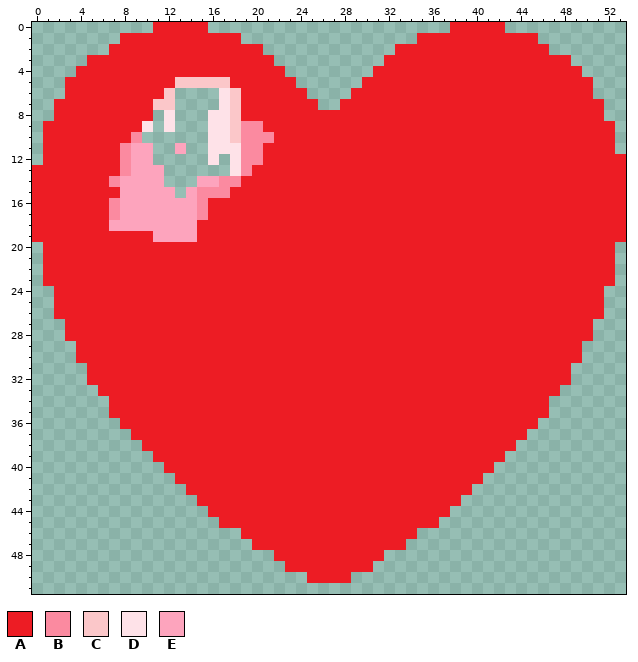
Two versions of one pixel-art sprite, Bricks-Rach/Lives.png. The picture above was drawn from the file before the commit.
The file is 54x52 pixels. Colours within 5 levels of each other are drawn and written as one.
Palette (. is transparent): A #ed1c24  B #fb8aa0  C #fbc7c9  D #fee2e8  E #fda4bd
Pixels before (only the part around the change), first column x 0:
 0 ...........AAAAA......................AAAAA...........
 1 ........AAAAAAAAAAA................AAAAAAAAAAA........
 2 .......AAAAAAAAAAAAAA............AAAAAAAAAAAAAA.......
 3 .....AAAAAAAAAAAAAAAAA..........AAAAAAAAAAAAAAAAA.....
 4 ....AAAAAAAAAAAAAAAAAAA........AAAAAAAAAAAAAAAAAAA....
 5 ...AAAAAAAAAACCCCCAAAAAA......AAAAAAAAAAAAAAAAAAAAA...
 6 ...AAAAAAAAAC....DCAAAAAA....AAAAAAAAAAAAAAAAAAAAAA...
 7 ..AAAAAAAAACC....DCAAAAAAA..AAAAAAAAAAAAAAAAAAAAAAAA..
 8 ..AAAAAAAAA.D...DDCAAAAAAAAAAAAAAAAAAAAAAAAAAAAAAAAA..
 9 .AAAAAAAAAD.D...DDCBBAAAAAAAAAAAAAAAAAAAAAAAAAAAAAAAA.
10 .AAAAAAAAB......DDCBBBAAAAAAAAAAAAAAAAAAAAAAAAAAAAAAA.
11 .AAAAAAABEE..E..DDDBBAAAAAAAAAAAAAAAAAAAAAAAAAAAAAAAA.
12 .AAAAAAABEE.....D.DBBAAAAAAAAAAAAAAAAAAAAAAAAAAAAAAAAA
13 AAAAAAAABEEE......DBAAAAAAAAAAAAAAAAAAAAAAAAAAAAAAAAAA
14 AAAAAAABEEEE...EEBBAAAAAAAAAAAAAAAAAAAAAAAAAAAAAAAAAAA
15 AAAAAAAAEEEEE.EBBBAAAAAAAAAAAAAAAAAAAAAAAAAAAAAAAAAAAA
16 AAAAAAABEEEEEEEBAAAAAAAAAAAAAAAAAAAAAAAAAAAAAAAAAAAAAA
17 AAAAAAABEEEEEEEBAAAAAAAAAAAAAAAAAAAAAAAAAAAAAAAAAAAAAA
18 AAAAAAAEEEEEEEEAAAAAAAAAAAAAAAAAAAAAAAAAAAAAAAAAAAAAAA
19 AAAAAAAAAAAEEEEAAAAAAAAAAAAAAAAAAAAAAAAAAAAAAAAAAAAAAA
20 .AAAAAAAAAAAAAAAAAAAAAAAAAAAAAAAAAAAAAAAAAAAAAAAAAAAA.
21 .AAAAAAAAAAAAAAAAAAAAAAAAAAAAAAAAAAAAAAAAAAAAAAAAAAAA.
22 .AAAAAAAAAAAAAAAAAAAAAAAAAAAAAAAAAAAAAAAAAAAAAAAAAAAA.
23 .AAAAAAAAAAAAAAAAAAAAAAAAAAAAAAAAAAAAAAAAAAAAAAAAAAAA.
24 ..AAAAAAAAAAAAAAAAAAAAAAAAAAAAAAAAAAAAAAAAAAAAAAAAAA..
25 ..AAAAAAAAAAAAAAAAAAAAAAAAAAAAAAAAAAAAAAAAAAAAAAAAAA..
26 ..AAAAAAAAAAAAAAAAAAAAAAAAAAAAAAAAAAAAAAAAAAAAAAAAAA..
27 ...AAAAAAAAAAAAAAAAAAAAAAAAAAAAAAAAAAAAAAAAAAAAAAAA...
28 ...AAAAAAAAAAAAAAAAAAAAAAAAAAAAAAAAAAAAAAAAAAAAAAAA...
29 ....AAAAAAAAAAAAAAAAAAAAAAAAAAAAAAAAAAAAAAAAAAAAAA....
30 ....AAAAAAAAAAAAAAAAAAAAAAAAAAAAAAAAAAAAAAAAAAAAAA....
31 .....AAAAAAAAAAAAAAAAAAAAAAAAAAAAAAAAAAAAAAAAAAAA.....
32 .....AAAAAAAAAAAAAAAAAAAAAAAAAAAAAAAAAAAAAAAAAAAA.....
33 ......AAAAAAAAAAAAAAAAAAAAAAAAAAAAAAAAAAAAAAAAAA......
34 .......AAAAAAAAAAAAAAAAAAAAAAAAAAAAAAAAAAAAAAAA.......
35 .......AAAAAAAAAAAAAAAAAAAAAAAAAAAAAAAAAAAAAAAA.......
36 ........AAAAAAAAAAAAAAAAAAAAAAAAAAAAAAAAAAAAAA........
37 .........AAAAAAAAAAAAAAAAAAAAAAAAAAAAAAAAAAAA.........
38 ..........AAAAAAAAAAAAAAAAAAAAAAAAAAAAAAAAAA..........
39 ...........AAAAAAAAAAAAAAAAAAAAAAAAAAAAAAAA...........
40 ............AAAAAAAAAAAAAAAAAAAAAAAAAAAAAA............
41 .............AAAAAAAAAAAAAAAAAAAAAAAAAAAA.............
42 ..............AAAAAAAAAAAAAAAAAAAAAAAAAA..............
43 ...............AAAAAAAAAAAAAAAAAAAAAAAA...............
44 ................AAAAAAAAAAAAAAAAAAAAAA................
45 .................AAAAAAAAAAAAAAAAAAAA.................
46 ...................AAAAAAAAAAAAAAAA...................
47 ....................AAAAAAAAAAAAAA....................
48 ......................AAAAAAAAAA......................
49 .......................AAAAAAAA.......................
50 .........................AAAA.........................
51 ......................................................
The result:
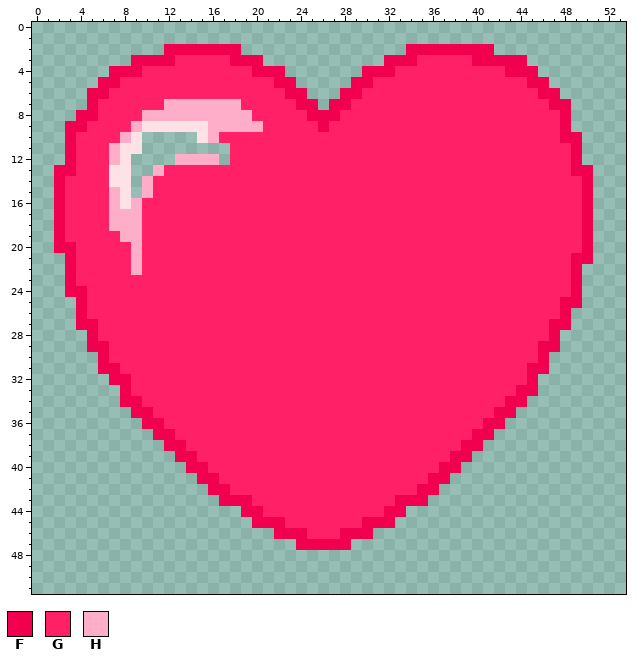
Colours new in this view: F #f0004e  G #ff2068  H #ffaec9
Edits made:
Changed rows in their new state; - is an unchanged pixel.
first column x 0:
 0 -----------.....----------------------.....-----------
 1 --------...........----------------...........--------
 2 -------.....FFFFFFF..------------.FFFFFFFF.....-------
 3 -----....FFFFGGGGGFFF.----------FFFGGGGGFFFFF....-----
 4 ----...FFFGGGGGGGGGGFFF-------FFFGGGGGGGGGGFFF....----
 5 ---...FFGGGGGGGGGGGGGGFF-----FFGGGGGGGGGGGGGGFF....---
 6 ---..FFGGGGGGGGGGGGGGGGFF---FFGGGGGGGGGGGGGGGGFF...---
 7 --...FGGGGGGHHHHHHHGGGGGFF-FFGGGGGGGGGGGGGGGGGGFF...--
 8 --..FFGGGGHHHHHHHHHHGGGGGFFFGGGGGGGGGGGGGGGGGGGGF...--
 9 -..FFGGGGH-D-DDDHHHHHGGGGGFGGGGGGGGGGGGGGGGGGGGGF....-
10 -..FGGGGHD-----DHGGGGGGGGGGGGGGGGGGGGGGGGGGGGGGGFF...-
11 -..FGGGHDD.--.--..GGGGGGGGGGGGGGGGGGGGGGGGGGGGGGGF...-
12 -..FGGGHD..--HHHH-GGGGGGGGGGGGGGGGGGGGGGGGGGGGGGGF....
13 ..FFGGGDD..HGGGGGGGGGGGGGGGGGGGGGGGGGGGGGGGGGGGGGFF...
14 ..FGGGGDD.HGGGGGGGGGGGGGGGGGGGGGGGGGGGGGGGGGGGGGGGF...
15 ..FGGGGHD.HGGGGGGGGGGGGGGGGGGGGGGGGGGGGGGGGGGGGGGGF...
16 ..FGGGGHDHGGGGGGGGGGGGGGGGGGGGGGGGGGGGGGGGGGGGGGGGF...
17 ..FGGGGHHHGGGGGGGGGGGGGGGGGGGGGGGGGGGGGGGGGGGGGGGGF...
18 ..FGGGGHHHGGGGGGGGGGGGGGGGGGGGGGGGGGGGGGGGGGGGGGGGF...
19 ..FGGGGGHHGGGGGGGGGGGGGGGGGGGGGGGGGGGGGGGGGGGGGGGGF...
20 -.FFGGGGGHGGGGGGGGGGGGGGGGGGGGGGGGGGGGGGGGGGGGGGGGF..-
21 -..FGGGGGHGGGGGGGGGGGGGGGGGGGGGGGGGGGGGGGGGGGGGGGFF..-
22 -..FGGGGGHGGGGGGGGGGGGGGGGGGGGGGGGGGGGGGGGGGGGGGGF...-
23 -..FGGGGGGGGGGGGGGGGGGGGGGGGGGGGGGGGGGGGGGGGGGGGGF...-
24 --.FFGGGGGGGGGGGGGGGGGGGGGGGGGGGGGGGGGGGGGGGGGGGGF..--
25 --..FGGGGGGGGGGGGGGGGGGGGGGGGGGGGGGGGGGGGGGGGGGGFF..--
26 --..FGGGGGGGGGGGGGGGGGGGGGGGGGGGGGGGGGGGGGGGGGGGF...--
27 ---.FFGGGGGGGGGGGGGGGGGGGGGGGGGGGGGGGGGGGGGGGGGFF..---
28 ---..FGGGGGGGGGGGGGGGGGGGGGGGGGGGGGGGGGGGGGGGGGF...---
29 ----.FFGGGGGGGGGGGGGGGGGGGGGGGGGGGGGGGGGGGGGGGFF..----
30 ----..FGGGGGGGGGGGGGGGGGGGGGGGGGGGGGGGGGGGGGGGF...----
31 -----.FFGGGGGGGGGGGGGGGGGGGGGGGGGGGGGGGGGGGGGFF..-----
32 -----..FFGGGGGGGGGGGGGGGGGGGGGGGGGGGGGGGGGGGGF...-----
33 ------..FGGGGGGGGGGGGGGGGGGGGGGGGGGGGGGGGGGGFF..------
34 -------.FFGGGGGGGGGGGGGGGGGGGGGGGGGGGGGGGGGFF..-------
35 -------..FFGGGGGGGGGGGGGGGGGGGGGGGGGGGGGGGFF...-------
36 --------..FFGGGGGGGGGGGGGGGGGGGGGGGGGGGGGFF...--------
37 ---------..FFGGGGGGGGGGGGGGGGGGGGGGGGGGGFF...---------
38 ----------..FFGGGGGGGGGGGGGGGGGGGGGGGGGFF...----------
39 -----------..FFGGGGGGGGGGGGGGGGGGGGGGGFF...-----------
40 ------------..FFGGGGGGGGGGGGGGGGGGGGGFF...------------
41 -------------..FFGGGGGGGGGGGGGGGGGGGFF...-------------
42 --------------..FFGGGGGGGGGGGGGGGGGFF...--------------
43 ---------------..FFFGGGGGGGGGGGGGFFF...---------------
44 ----------------...FFGGGGGGGGGGGFF....----------------
45 -----------------...FFFGGGGGGGFFF....-----------------
46 -------------------...FFFGGGFFF....-------------------
47 --------------------....FFFFF.....--------------------
48 ----------------------..........----------------------
49 -----------------------........-----------------------
50 -------------------------....-------------------------
Changed places in both pictures, as pixel boxes (x1, y1, x2, y2):
changed: (32, 22, 626, 583)
